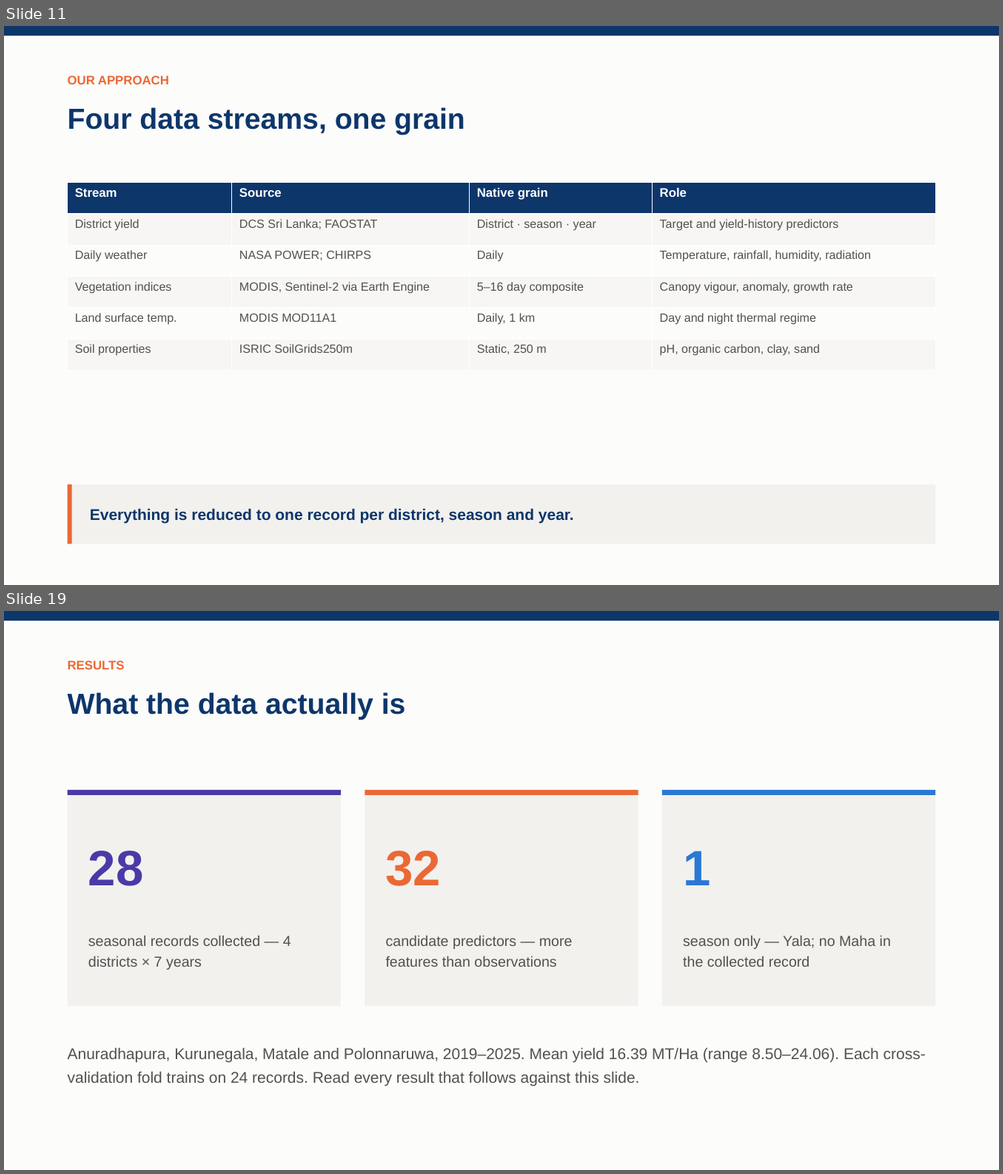
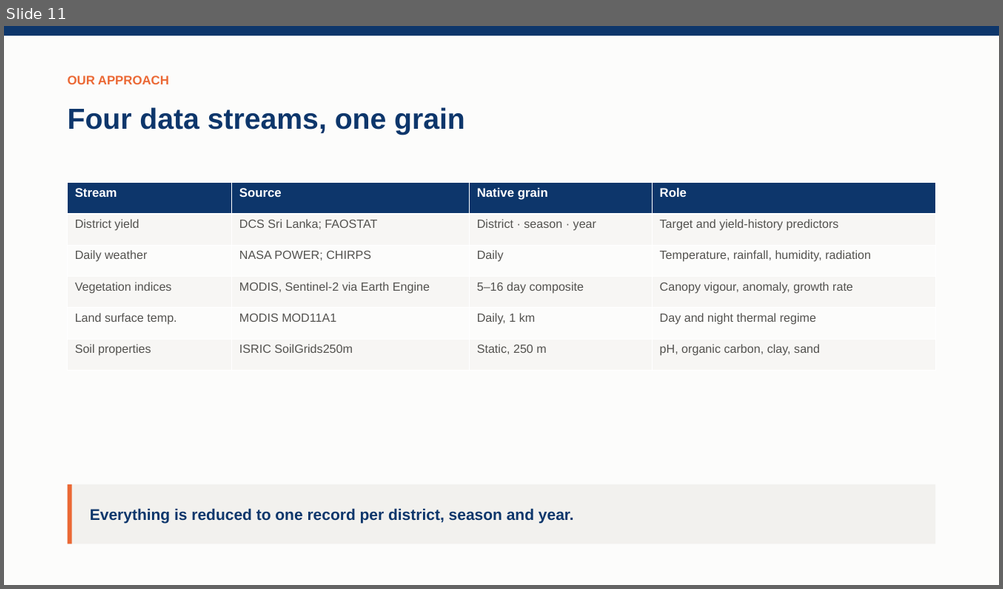
Before and after one commit to Arkambish/AgroAI, a slide deck: outputs/Final_Presentation_AgroAI.pptx. Shown one above the other, each under a label of ours: slides 11 and 19 before the commit, slide 11 after it; the slides between them are not shown. The pictures are 1003x1174 and 1003x589 pixels, drawn with LibreOffice and Linux fonts; fonts in the diff are those of the drawing. Boxes give left, top, right and bottom in pixels: in the first picture for what was removed or moved away, otherwise in the second. Text is boxed around its words. In the diff, an @@ line names an element or a change of style, - is before the commit and + after.

```diff
--- a/outputs/Final_Presentation_AgroAI.pptx
+++ b/outputs/Final_Presentation_AgroAI.pptx
@@ slide 19 removed at <box>4,611,999,1170</box>, background #FCFCFB @@
@@ rectangle removed at <box>4,611,999,621</box> @@
@@ text removed at <box>68,661,125,669</box> @@
-RESULTS
@@ text removed at <box>68,692,406,720</box> @@
-What the data actually is
@@ rectangle removed at <box>68,790,341,1006</box> @@
@@ rectangle removed at <box>68,790,341,795</box> @@
@@ rectangle removed at <box>364,790,637,1006</box> @@
@@ rectangle removed at <box>364,790,637,795</box> @@
@@ rectangle removed at <box>662,790,935,1006</box> @@
@@ rectangle removed at <box>662,790,935,795</box> @@
@@ text removed at <box>88,851,144,886</box> @@
-28
@@ text removed at <box>386,851,441,886</box> @@
-32
@@ text removed at <box>683,851,710,886</box> @@
-1
@@ text removed at <box>88,936,291,970</box> @@
-seasonal records collected — 4 districts × 7 years
@@ text removed at <box>386,936,572,967</box> @@
-candidate predictors — more features than observations
@@ text removed at <box>683,936,891,967</box> @@
-season only — Yala; no Maha in the collected record
@@ text removed at <box>68,1048,925,1086</box> @@
-Anuradhapura, Kurunegala, Matale and Polonnaruwa, 2019–2025. Mean yield 16.39 MT/Ha (range 8.50–24.06). Each cross-validation fold trains on 24 records. Read every result that follows against this slide.
```
Also in this commit, not shown: 9 slides changed, 13 slides added, 12 other slides removed, 46 other files.
